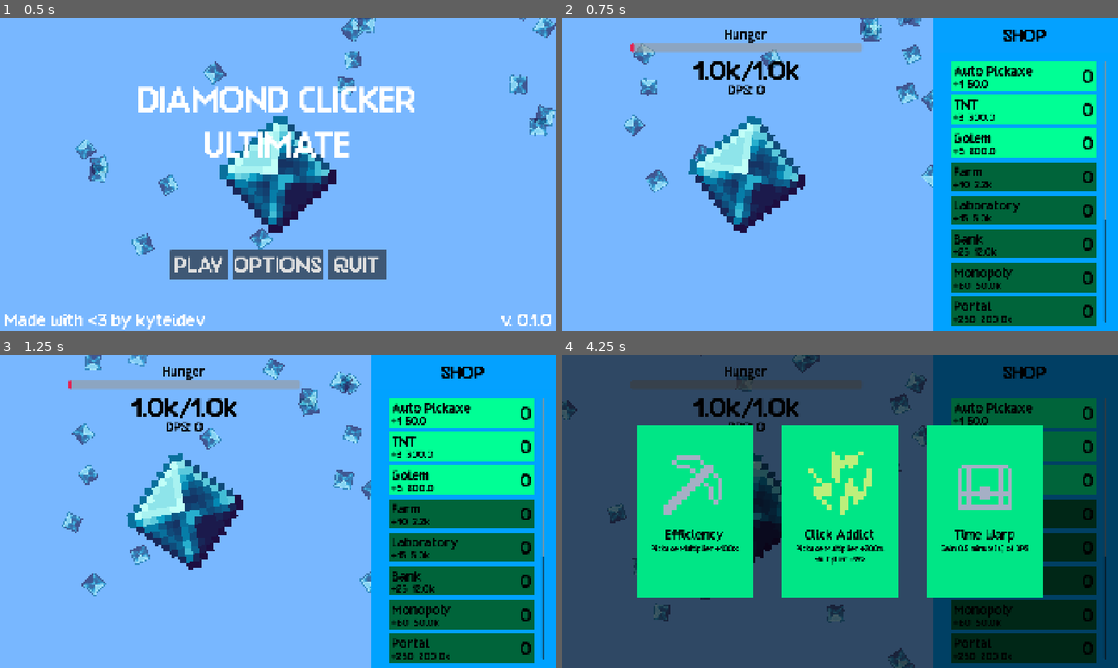
Above: before the commit, frames 1-4 (two rows, left to right).
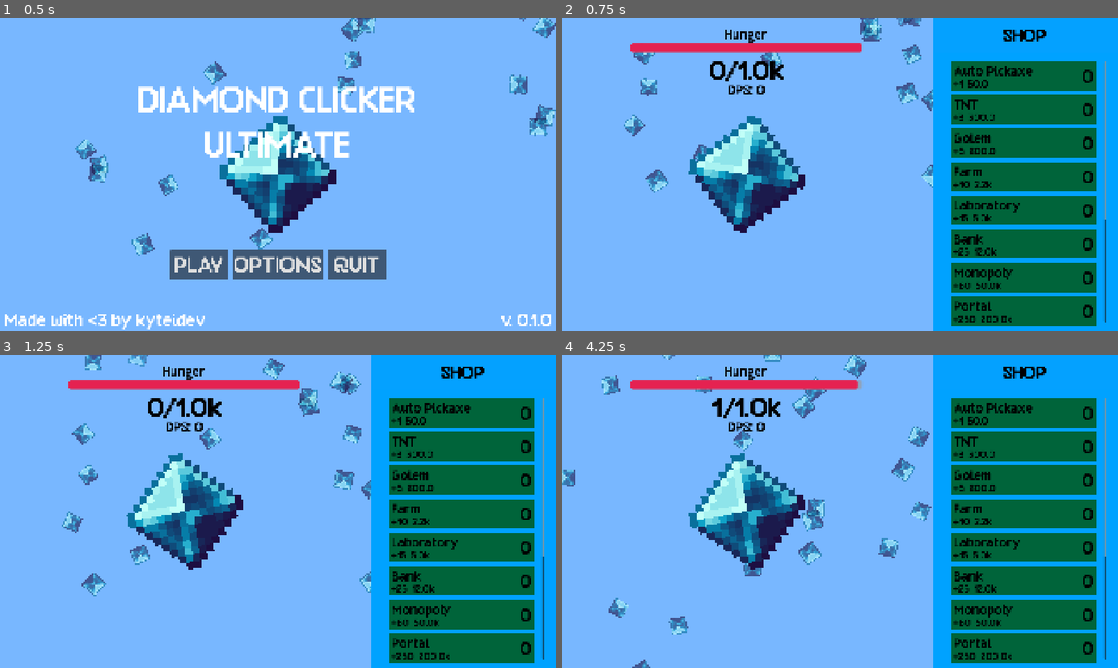
Above: after the commit, the same moments.

Repository: kyteidev/diamond-clicker-ultimate
Game: Godot game, scene res://scenes/menus/main_menu.tscn
The game is run twice, just before and just after one commit, with the same random seed, the same clock (stepped at 60 frames per second) and the same inputs.
Inputs (mouse positions are in pixels of both pictures, inside the frame that each line leads up to):
- Up to frame 1 (0.5 s): no input
- Up to frame 2 (0.75 s): click "PLAY" at 0.5 s
- Up to frame 3 (1.25 s): no input
- Up to frame 4 (4.25 s): move the mouse to (962, 495) at 1.27 s; click (962, 495) at 1.35 s; move the mouse to (728, 527) at 2.02 s; click (728, 527) at 2.1 s; move the mouse to (895, 442) at 2.77 s; click (895, 442) at 2.85 s; move the mouse to (812, 574) at 3.52 s; click (812, 574) at 3.6 s

Frame 1 is identical in both runs. In frame 2, 8.8% of the frame differs, in the area x 12-97%, y 8-45%; in frame 3, 8.8%; in frame 4, 95%, in the area x 0-100%, y 0-100%.

Commit message:
reset starting values

Diff:
--- a/scripts/managers/state_manager.gd
+++ b/scripts/managers/state_manager.gd
@@ -1,6 +1,6 @@
 extends Node
 
-const MAX_HUNGER = 3.0
+const MAX_HUNGER = 180.0
 const STARTING_TARGET = 1000.0
 
 var diamonds: float:
@@ -38,7 +38,7 @@
 
 
 func reset_values() -> void:
-	diamonds = 1000.0
+	diamonds = 0.0
 	target_diamonds = STARTING_TARGET
 
 	cost_mult = 1.0
